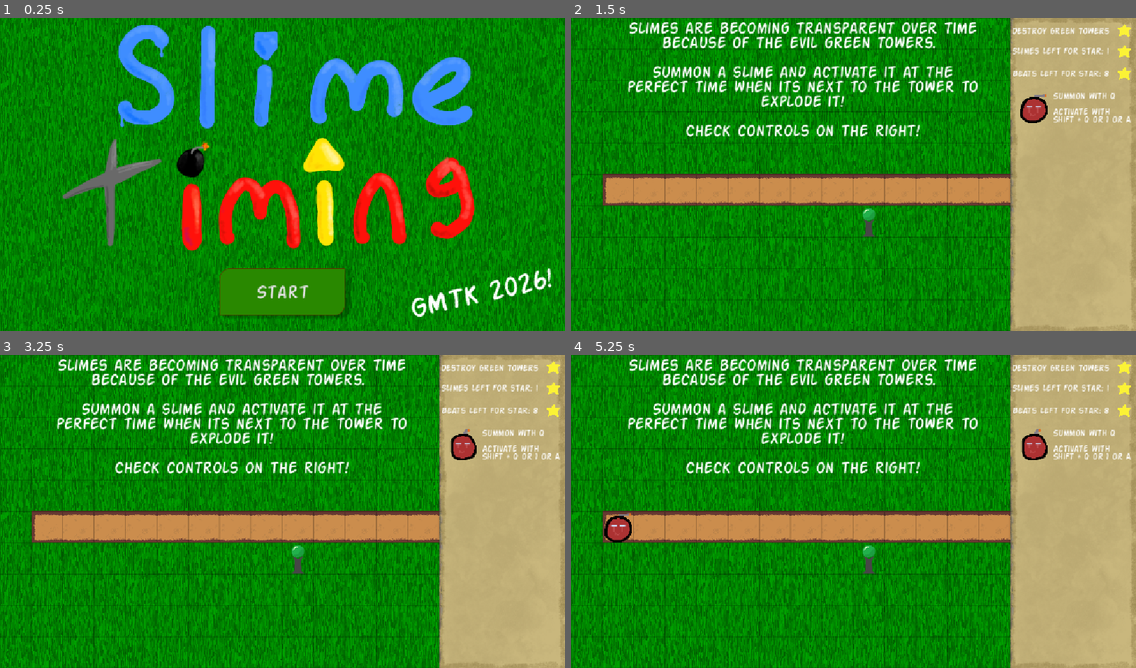
Above: before the commit, frames 1-4 (two rows, left to right).
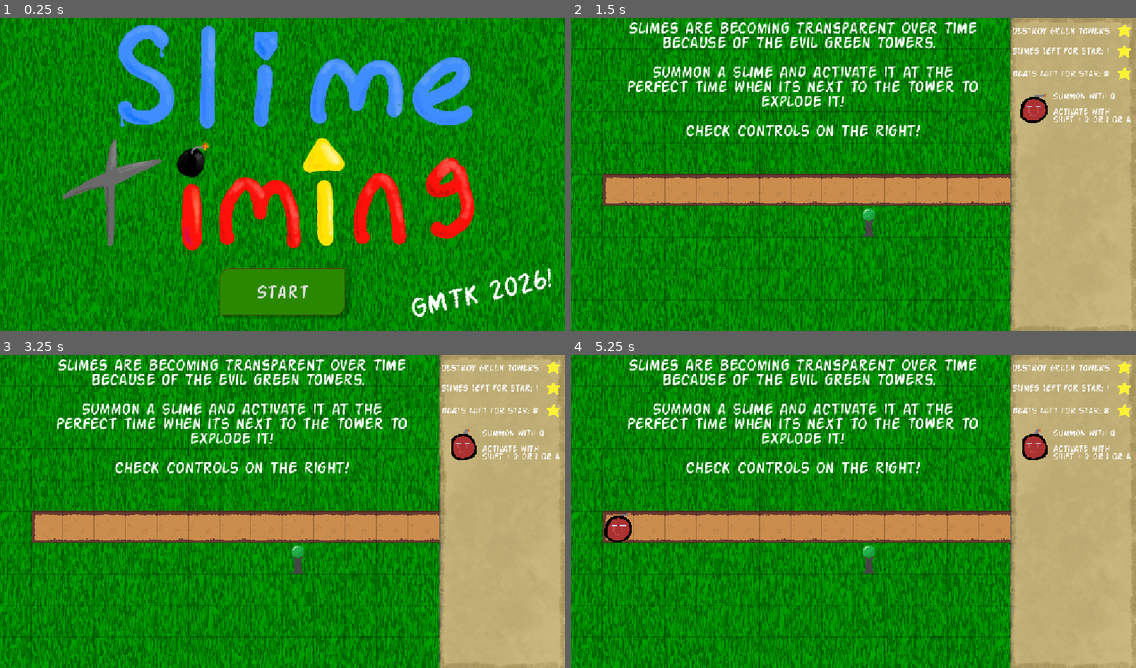
Above: after the commit, the same moments.

Repository: PeanutPiglet/SlimeTiming
Game: Godot game, scene res://levels/level_host.tscn
The game is run twice, just before and just after one commit, with the same random seed, the same clock (stepped at 60 frames per second) and the same inputs.
Inputs:
- Up to frame 1 (0.25 s): no input
- Up to frame 2 (1.5 s): click "Start" at 0.5 s; tap A (act1) at 1.35 s
- Up to frame 3 (3.25 s): tap Enter at 2 s; tap S (act2) at 2.1 s; tap D (act3) at 2.85 s
- Up to frame 4 (5.25 s): tap F (act4) at 3.6 s; hold Shift (active) 4.28-5.03 s; tap P (reload) at 4.9 s; tap Space at 5 s; tap Q (spawn1) at 5.1 s

The runs differ from the first frame. In frame 1, 3.4% of the frame differs, in the area x 0-100%, y 0-100%; in frame 2, 5.5%; in frame 3, 5.5%; in frame 4, 5.6%, in the area x 0-99%, y 0-100%.

Commit message:
neercs dne :taef

Diff:
--- a/levels/end.tscn
+++ b/levels/end.tscn
@@ -1,21 +1,125 @@
 [gd_scene format=3 uid="uid://col4rlq87npdh"]
 
-[ext_resource type="Texture2D" uid="uid://dk5qanadswldt" path="res://assets/endscreen.png" id="1_0bd6o"]
 [ext_resource type="Script" uid="uid://dnnpaurdfjhp0" path="res://scripts/end.gd" id="1_xdo5y"]
+[ext_resource type="Texture2D" uid="uid://bvvtme03me1y1" path="res://assets/grass.png" id="2_xaei0"]
+[ext_resource type="Theme" uid="uid://bennoirdf5pl2" path="res://font/Action.tres" id="3_ggwng"]
+[ext_resource type="Theme" uid="uid://d0kvhwouah0ce" path="res://font/big.tres" id="4_xpw7s"]
+[ext_resource type="Texture2D" uid="uid://d312jyfpwx3f7" path="res://assets/slimes.png" id="5_ggwng"]
+
+[sub_resource type="StyleBoxFlat" id="StyleBoxFlat_xaei0"]
+content_margin_top = 7.0
+bg_color = Color(0.15937132, 0.5319879, 0, 1)
+border_width_left = 1
+border_width_top = 1
+border_width_right = 1
+border_width_bottom = 1
+border_color = Color(0.40026933, 0.17463097, 0.006758135, 1)
+corner_radius_top_left = 20
+corner_radius_bottom_right = 20
+shadow_color = Color(0, 0, 0, 0.258824)
+shadow_size = 5
+shadow_offset = Vector2(10, 4)
+
+[sub_resource type="StyleBoxFlat" id="StyleBoxFlat_ggwng"]
+content_margin_top = 7.0
+bg_color = Color(0.10660196, 0.38918325, 0, 1)
+border_width_left = 1
+border_width_top = 1
+border_width_right = 1
+border_width_bottom = 1
+border_color = Color(0.4, 0.1764706, 0.007843138, 1)
+corner_radius_top_left = 20
+corner_radius_bottom_right = 20
+expand_margin_left = 2.0
+expand_margin_top = 2.0
+expand_margin_right = 2.0
+expand_margin_bottom = 2.0
+shadow_color = Color(0, 0, 0, 0.258824)
+shadow_size = 6
+shadow_offset = Vector2(10, 4)
+
+[sub_resource type="StyleBoxFlat" id="StyleBoxFlat_xpw7s"]
+content_margin_top = 7.0
+bg_color = Color(0.16270262, 0.5411097, 0, 1)
+border_width_left = 1
+border_width_top = 1
+border_width_right = 1
+border_width_bottom = 1
+border_color = Color(0.4, 0.1764706, 0.007843138, 1)
+corner_radius_top_left = 20
+corner_radius_bottom_right = 20
+expand_margin_left = 1.0
+expand_margin_top = 1.0
+expand_margin_right = 1.0
+expand_margin_bottom = 1.0
+shadow_color = Color(0, 0, 0, 0.258824)
+shadow_size = 6
+shadow_offset = Vector2(10, 4)
+
+[sub_resource type="StyleBoxEmpty" id="StyleBoxEmpty_kf367"]
+
+[sub_resource type="StyleBoxEmpty" id="StyleBoxEmpty_ok7tn"]
 
 [node name="End" type="Node2D" unique_id=1771090445]
 script = ExtResource("1_xdo5y")
 
-[node name="Sprite2D" type="Sprite2D" parent="." unique_id=1787135397]
-position = Vector2(575.99994, 324)
-scale = Vector2(2.2499998, 1.265625)
-texture = ExtResource("1_0bd6o")
+[node name="RichTextLabel" type="RichTextLabel" parent="." unique_id=1082829828]
+offset_top = 224.0
+offset_right = 1152.0
+offset_bottom = 480.0
+theme = ExtResource("4_xpw7s")
+theme_override_font_sizes/normal_font_size = 100
+text = "Thank you for
+playing!!!"
+horizontal_alignment = 1
 
-[node name="Button" type="Button" parent="." unique_id=749509159]
-offset_left = 320.0
-offset_top = 256.0
-offset_right = 832.0
-offset_bottom = 576.0
-text = "Go Back"
+[node name="Grass" type="Sprite2D" parent="." unique_id=440358745]
+z_index = -100
+position = Vector2(608, 192)
+texture = ExtResource("2_xaei0")
+metadata/_edit_lock_ = true
 
-[connection signal="button_up" from="Button" to="." method="_on_button_button_up"]
+[node name="1" type="Button" parent="." unique_id=632906924]
+offset_left = 448.0
+offset_top = 448.0
+offset_right = 704.0
+offset_bottom = 544.0
+theme = ExtResource("3_ggwng")
+theme_override_font_sizes/font_size = 40
+theme_override_styles/normal = SubResource("StyleBoxFlat_xaei0")
+theme_override_styles/pressed = SubResource("StyleBoxFlat_ggwng")
+theme_override_styles/hover = SubResource("StyleBoxFlat_xpw7s")
+theme_override_styles/disabled = SubResource("StyleBoxEmpty_kf367")
+theme_override_styles/focus = SubResource("StyleBoxEmpty_ok7tn")
+text = "Go back
+"
+
+[node name="Slimes" type="Sprite2D" parent="." unique_id=621089546]
+position = Vector2(192, 96)
+scale = Vector2(2, 2)
+texture = ExtResource("5_ggwng")
+region_enabled = true
+region_rect = Rect2(0, 0, 64, 64)
+
+[node name="Slimes2" type="Sprite2D" parent="." unique_id=560239780]
+position = Vector2(448, 96)
+scale = Vector2(2, 2)
+texture = ExtResource("5_ggwng")
+region_enabled = true
+region_rect = Rect2(0, 128, 64, 64)
+
+[node name="Slimes3" type="Sprite2D" parent="." unique_id=742445827]
+position = Vector2(704, 96)
+scale = Vector2(2, 2)
+texture = ExtResource("5_ggwng")
+region_enabled = true
+region_rect = Rect2(0, 192, 64, 64)
+
+[node name="Slimes4" type="Sprite2D" parent="." unique_id=69393889]
+position = Vector2(960, 96)
+scale = Vector2(2, 2)
+texture = ExtResource("5_ggwng")
+region_enabled = true
+region_rect = Rect2(64, 64, 64, 64)
+
+[connection signal="pressed" from="1" to="." method="_on_button_button_up"]
--- a/project.godot
+++ b/project.godot
@@ -100,6 +100,22 @@
 "events": [Object(InputEventKey,"resource_local_to_scene":false,"resource_name":"","device":-1,"window_id":0,"alt_press …(195 unchanged characters)…
 ]
 }
+restart={
+"deadzone": 0.2,
+"events": [Object(InputEventKey,"resource_local_to_scene":false,"resource_name":"","device":-1,"window_id":0,"alt_pressed":false,"shift_pressed":false,"ctrl_pressed":false,"meta_pressed":false,"pressed":false,"keycode":0,"physical_keycode":80,"key_label":0,"unicode":112,"location":0,"echo":false,"script":null)
+, Object(InputEventKey,"resource_local_to_scene":false,"resource_name":"","device":16,"window_id":0,"alt_pressed":false,"shift_pressed":false,"ctrl_pressed":false,"meta_pressed":false,"pressed":false,"keycode":0,"physical_keycode":4194322,"key_label":0,"unicode":0,"location":0,"echo":false,"script":null)
+]
+}
+next_level={
+"deadzone": 0.2,
+"events": [Object(InputEventKey,"resource_local_to_scene":false,"resource_name":"","device":16,"window_id":0,"alt_pressed":false,"shift_pressed":false,"ctrl_pressed":false,"meta_pressed":false,"pressed":false,"keycode":0,"physical_keycode":4194321,"key_label":0,"unicode":0,"location":0,"echo":false,"script":null)
+]
+}
+previous_level={
+"deadzone": 0.2,
+"events": [Object(InputEventKey,"resource_local_to_scene":false,"resource_name":"","device":16,"window_id":0,"alt_pressed":false,"shift_pressed":false,"ctrl_pressed":false,"meta_pressed":false,"pressed":false,"keycode":0,"physical_keycode":4194319,"key_label":0,"unicode":0,"location":0,"echo":false,"script":null)
+]
+}
 
 [physics]
 
@@ -107,6 +123,7 @@
 
 [rendering]
 
+textures/canvas_textures/default_texture_filter=0
 rendering_device/driver.windows="d3d12"
 renderer/rendering_method="gl_compatibility"
 renderer/rendering_method.mobile="gl_compatibility"
